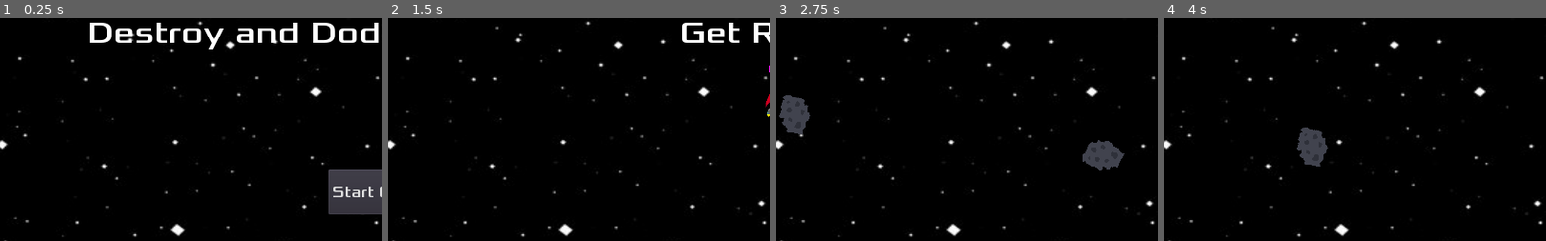
Above: before the commit, frames 1-4 (left to right).
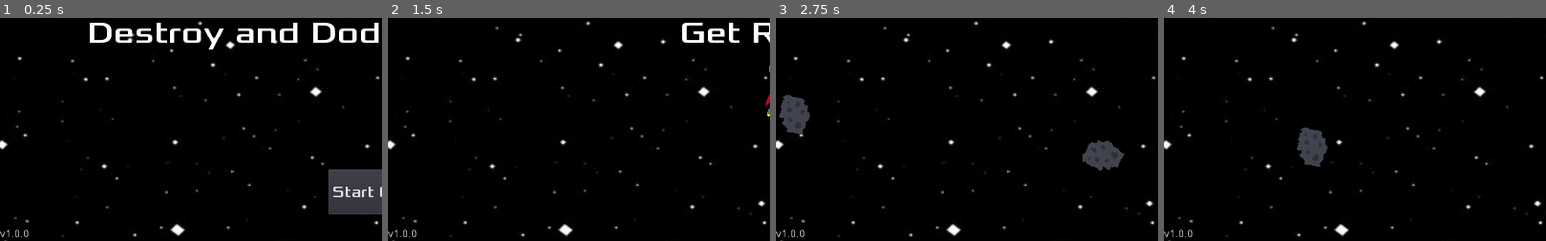
Above: after the commit, the same moments.

Repository: Soulskiez/AsteroidsGodotGame
Game: Godot game, scene res://scenes/Main.tscn
Two runs of this game, one before a commit and one after it. Both use one fixed random seed, a clock stepped at 60 frames per second and the inputs below.
Inputs:
- Up to frame 1 (0.25 s): no input
- Up to frame 2 (1.5 s): click "Start Game" at 0.5 s; tap Enter at 1.25 s; hold Right (move_right) from 1.28 s (still down); tap Space (fire_gun) at 1.35 s
- Up to frame 3 (2.75 s): release Right (move_right) at 2.03 s; hold Down (move_down) from 2.03 s (still down); tap Space (fire_gun) at 2.1 s
- Up to frame 4 (4 s): release Down (move_down) at 2.78 s; hold Right (move_right) 2.78-3.53 s; tap Space (fire_gun) at 2.85, 3.6 s; hold Up (move_up) from 3.53 s (still down)
The pictures show only the part of the screen within x 0-50%, y 50-100%; the shares and areas given below are measured in that part.

The runs differ from the first frame. In frame 1, 0.1% of the frame differs, in the area x 0-8%, y 94-99%; in frame 2, 0.1%; in frame 3, 0.1%; in frame 4, 0.1%.

Commit message:
added a version number so the boys cant cheat with previous pathces

Diff:
--- a/scenes/HUD.tscn
+++ b/scenes/HUD.tscn
@@ -74,5 +74,11 @@
 custom_fonts/font = SubResource( 2 )
 text = "0"
 
+[node name="Version Number" type="Label" parent="."]
+margin_top = 584.0
+margin_right = 40.0
+margin_bottom = 598.0
+text = "v1.0.0"
+
 [connection signal="pressed" from="StartButton" to="." method="_on_StartButton_pressed"]
 [connection signal="timeout" from="MessageTimer" to="." method="_on_MessageTimer_timeout"]
